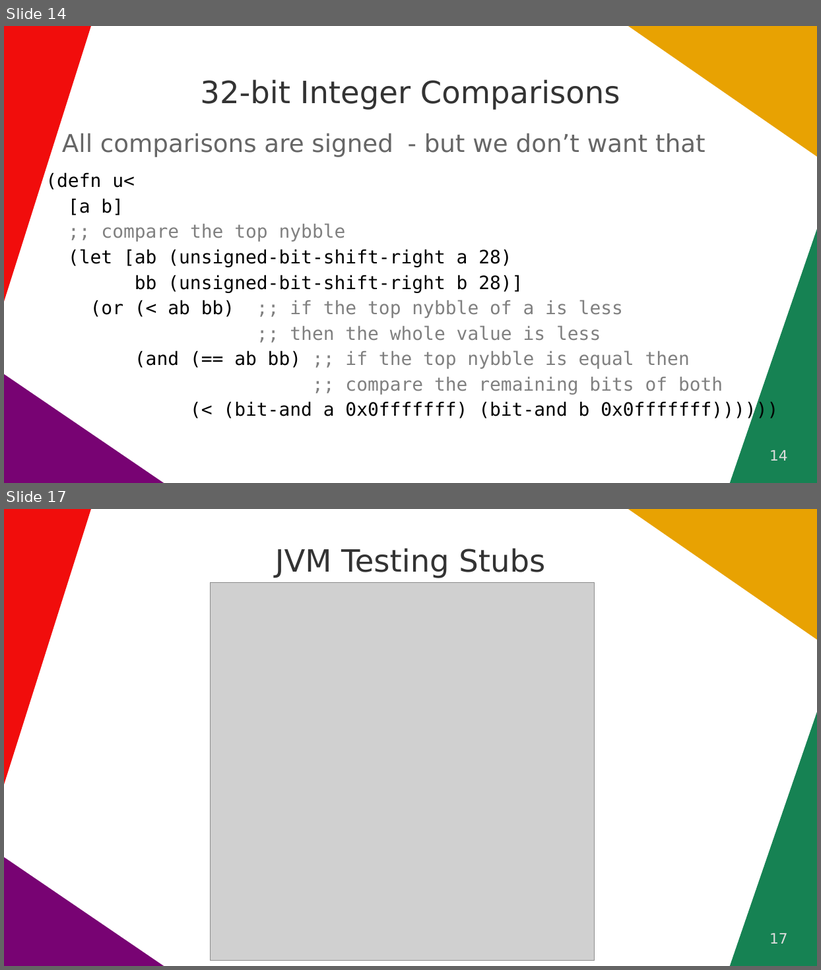
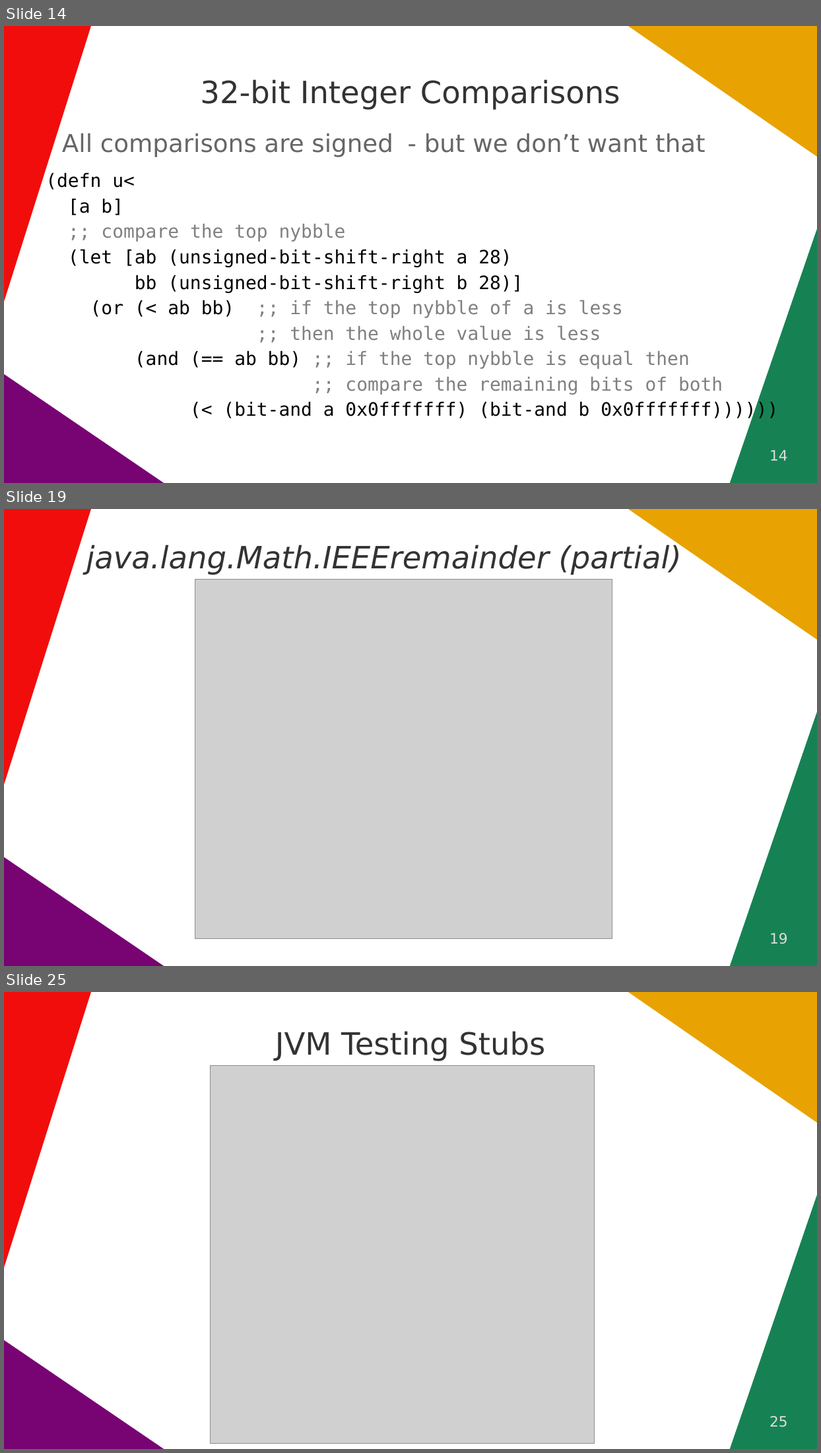
Before and after one commit to quoll/cljs-math, a slide deck: docs/ClojureDays2022.odp. Shown one above the other, each under a label of ours: slides 14 and 17 before the commit, slides 14, 19 and 25 after it; the slides between them are not shown. The pictures are 821x970 and 821x1453 pixels, drawn with LibreOffice and Linux fonts; fonts in the diff are those of the drawing; grey boxes stand for pictures. Boxes give left, top, right and bottom in pixels: in the first picture for what was removed or moved away, otherwise in the second. Text is boxed around its words. In the diff, an @@ line names an element or a change of style, - is before the commit and + after.

```diff
--- a/docs/ClojureDays2022.odp
+++ b/docs/ClojureDays2022.odp
@@ slide 19 added at box(4, 509, 817, 966), background #FFFFFF; not listed: 4 template elements that a slide beside it also shows @@
@@ title added at box(86, 543, 682, 575), 30 pt, text #333333, italic @@
+java.lang.Math.IEEEremainder (partial)
@@ picture added at box(195, 579, 613, 939) @@
@@ page number added at box(770, 933, 788, 945), 14 pt, text #DDDDDD @@
+19
@@ what was slide 17 is now slide 25 @@
@@ page number at box(770, 1416, 788, 1428): text changed @@
-17
+25
```
Also in this commit, not shown: 4 slides changed, 7 other slides added.
